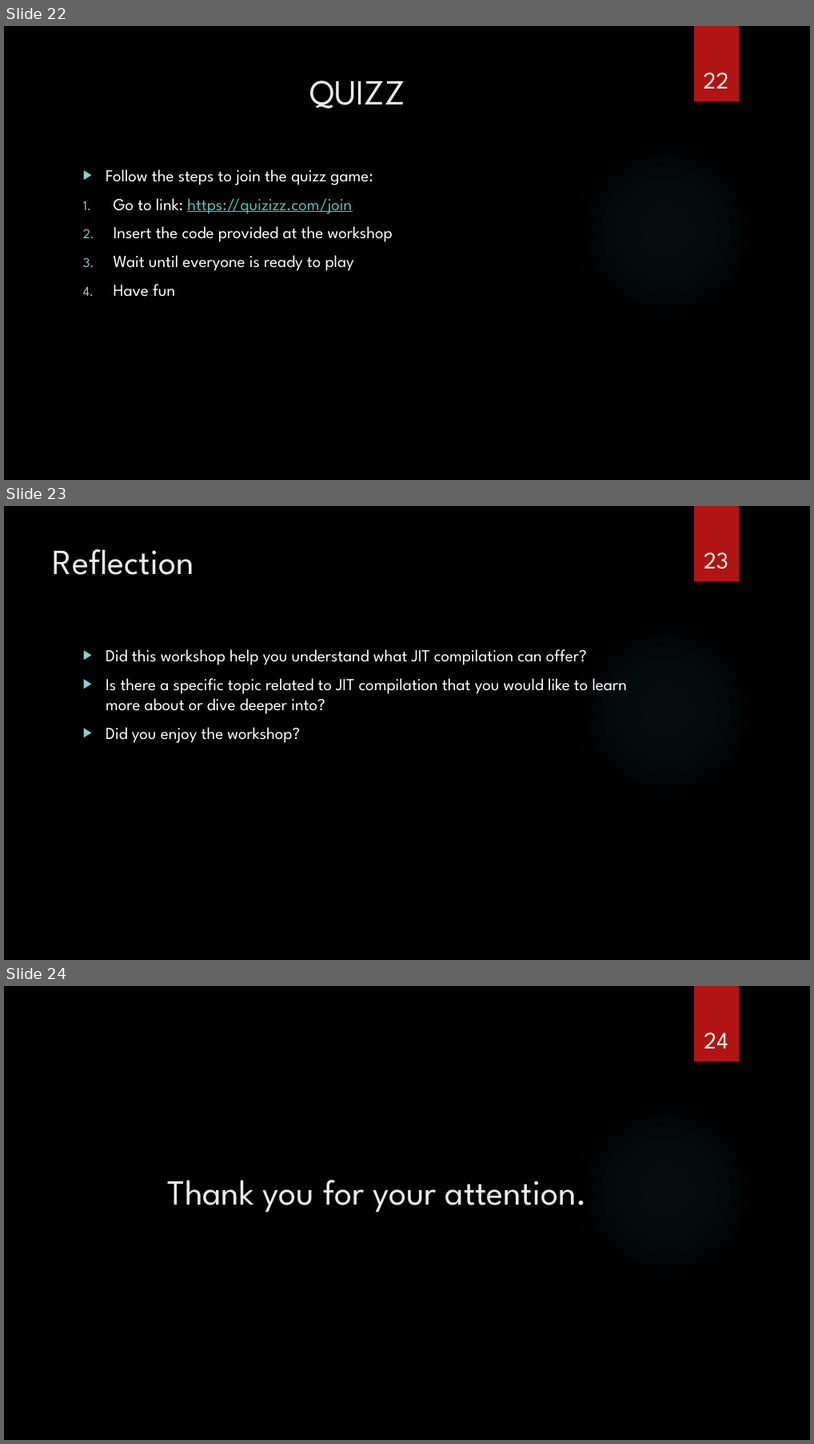
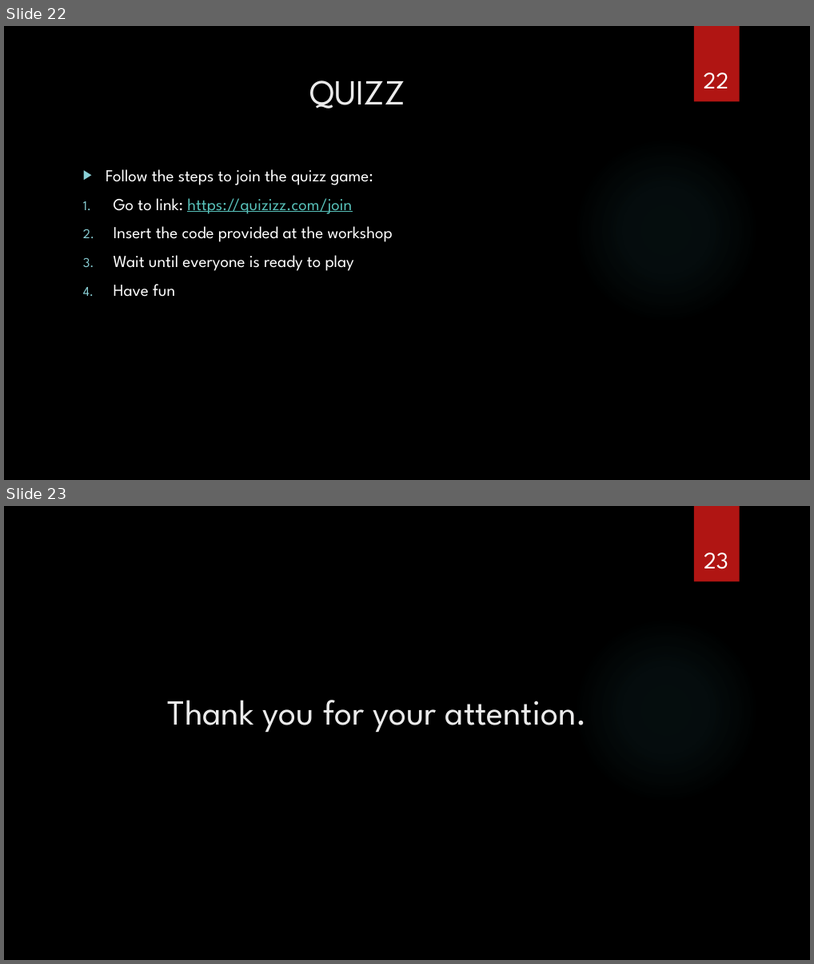
Before and after one commit to sebivenlo/esd-2024-jit-compiler, a slide deck: documents/presentation/presentation jit compiler.pptx. Shown one above the other, each under a label of ours: slides 22, 23 and 24 before the commit, slides 22 and 23 after it. The pictures are 814x1444 and 814x964 pixels, drawn with LibreOffice and Linux fonts; fonts in the diff are those of the drawing; background and template pictures are left out. Boxes give left, top, right and bottom in pixels: in the first picture for what was removed or moved away, otherwise in the second. Text is boxed around its words. In the diff, an @@ line names an element or a change of style, - is before the commit and + after.

```diff
--- a/documents/presentation/presentation jit compiler.pptx
+++ b/documents/presentation/presentation jit compiler.pptx
@@ slide 23 removed at [4, 506, 810, 960], background picture (left out); not listed: 2 template elements that a slide beside it also shows @@
@@ title removed at [53, 549, 194, 575] @@
-Reflection
@@ page number removed at [704, 552, 729, 569] @@
-23
@@ text removed at [106, 649, 627, 743] @@
-▶ Did this workshop help you understand what JIT compilation can offer?
-▶ Is there a specific topic related to JIT compilation that you would like to learn more about or dive deeper into?
-▶ Did you enjoy the workshop?
@@ what was slide 24 is now slide 23 @@
@@ page number at [704, 552, 729, 569]: text changed @@
-24
+23
```
Also in this commit, not shown: 2 slides changed, 1 slide added.
